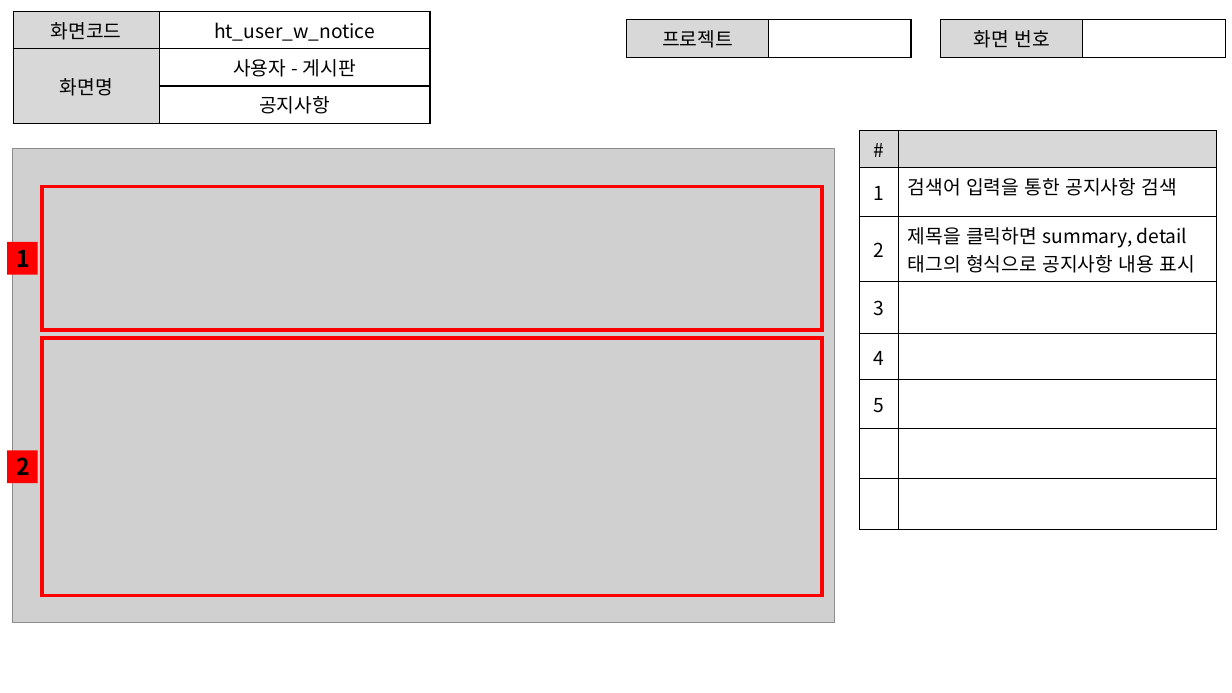
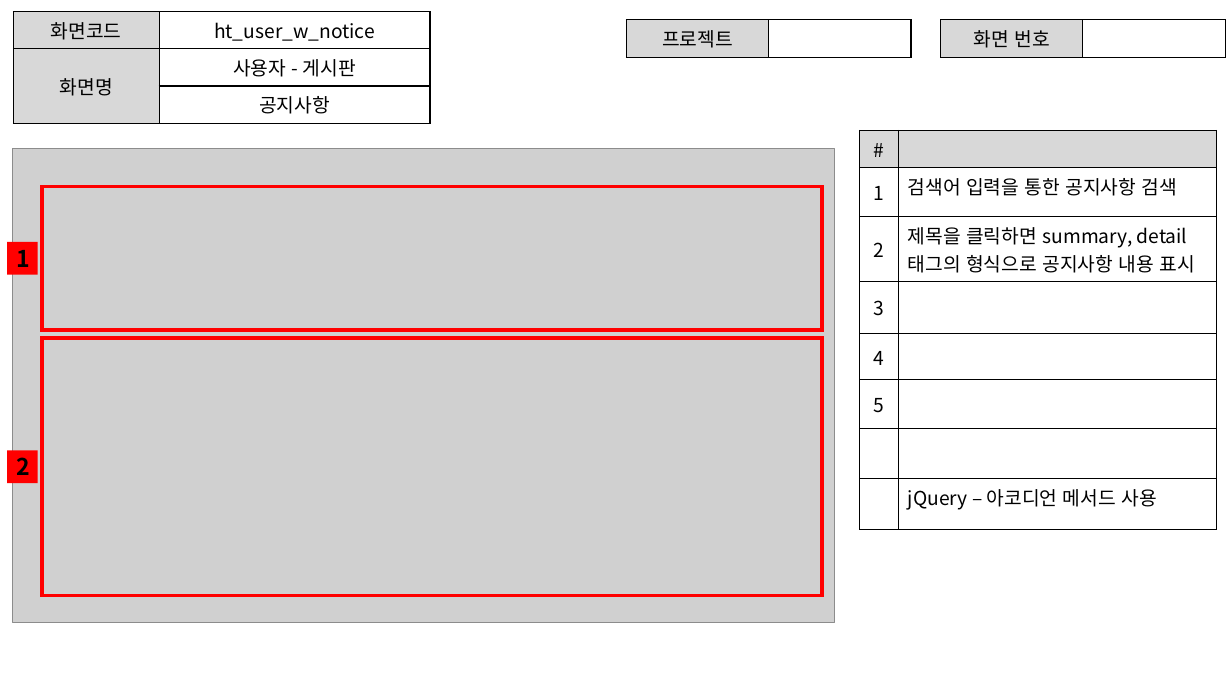
Before and after one commit to ezenteam2/e-Zone, a slide deck: slide 2 of 0 발표용 파워포인트/project05 - 파워포인트 종합 - 현태.pptx. Drawn at 1232x693 pixels with LibreOffice and Linux fonts; fonts in the diff are those of the drawing; grey boxes stand for pictures. Boxes give left, top, right and bottom in pixels: in the first picture for what was removed or moved away, otherwise in the second. Text is boxed around its words. In the diff, an @@ line names an element or a change of style, - is before the commit and + after.

```diff
--- a/0 발표용 파워포인트/project05 - 파워포인트 종합 - 현태.pptx
+++ b/0 발표용 파워포인트/project05 - 파워포인트 종합 - 현태.pptx
@@ table at (860, 130, 1217, 539) @@
-row 8, column 2: 
+row 8, column 2: jQuery – 아코디언 메서드 사용
```
Also in this commit, not shown: 12 other slides changed, 2 other files.
